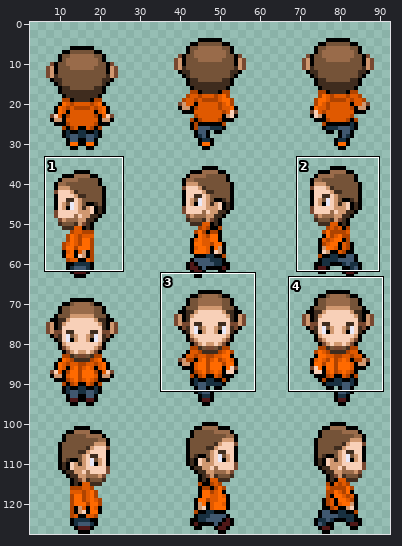
One commit to this sprite sheet: P3D/Content/Textures/NPC/daniel.png. The first picture is a wide view before the edit; the outline marks the close-up.
Close-up. Before the commit:
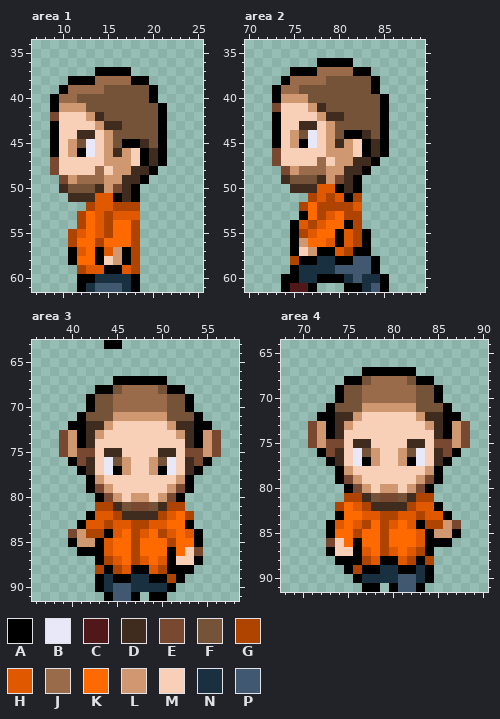
The file is 96x128 pixels. Shown: area 1: x 7..25, y 34..61; area 2: x 70..89, y 34..61; area 3: x 36..58, y 63..91; area 4: x 68..90, y 64..91. The wide view leaves out empty margins. The commit also changed other parts of the picture, which this record leaves out.
Palette (. is transparent): A #000000  B #e8e8f8  C #501818  D #3f2c1e  E #784830  F #755338  G #af4300  H #e05900  J #996b4a  K #ff6a00  L #d09870  M #f8d0b8  N #183040  P #405870
Once edited:
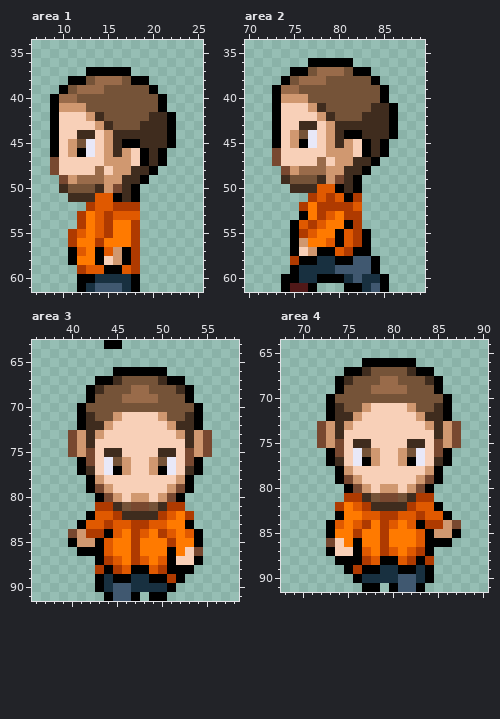
The edit:
colour G: #af4300 -> #af3a00
colour K: #ff6a00 -> #ff7a00
Changed rows in their new state; - is a pixel that keeps its letter.
Area 1:
first column x 9:
37 ----A---------
38 ----F---F-----
39 --F-----------
40 -----------FA-
42 A----------DDA
43 -------F--DDDA
44 -------DDDDDDA
45 -------D---DDA
Area 2:
first column x 73:
36 ----A---------
37 ----F---F-----
38 --F-----------
39 -----------FA-
41 A----------DDA
42 -------F--DDDA
43 -------DDDDDDA
44 -------D---DDA
Area 3:
first column x 39:
66 ------AAAAAA------
67 ----AADFFFFDAA----
68 ---ADF-F--F-FDA---
69 ------F----F------
70 --AF--FFFFFF--FA--
71 ---D---MMMM---D---
72 -.--------------.-
73 .EL------------LE.
74 .EL------------LE.
75 .EL------------LE.
76 -.AE----------EA.-
Area 4:
first column x 71:
66 ------AAAAAA------
67 ----AADFFFFDAA----
68 ---ADF-F--F-FDA---
69 ------F----F------
70 --AF--FFFFFF--FA--
71 ---D---MMMM---D---
72 -.--------------.-
73 .EL------------LE.
74 .EL------------LE.
75 .EL------------LE.
76 -.AE----------EA.-
Where, in picture pixels (left, top, right, bottom), the same in both close-ups:
changed: (50, 67, 176, 148)
changed: (68, 202, 140, 274)
changed: (272, 58, 398, 139)
changed: (290, 193, 362, 265)
changed: (59, 367, 221, 466)
changed: (86, 502, 194, 583)
changed: (308, 358, 470, 574)
